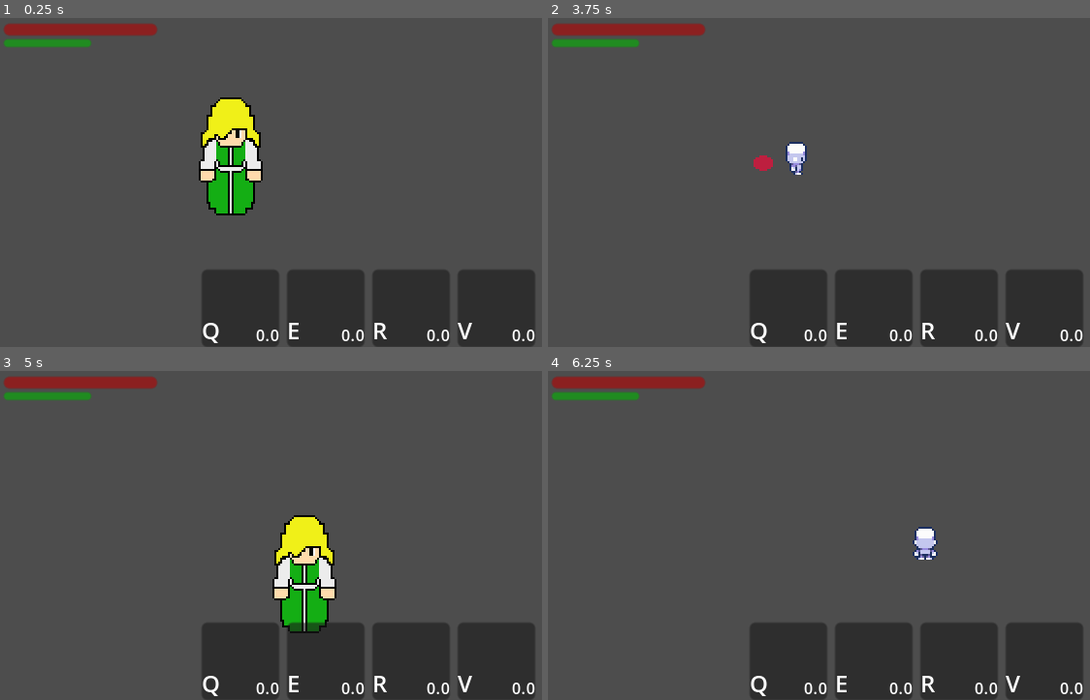
Above: before the commit, frames 1-4 (two rows, left to right).
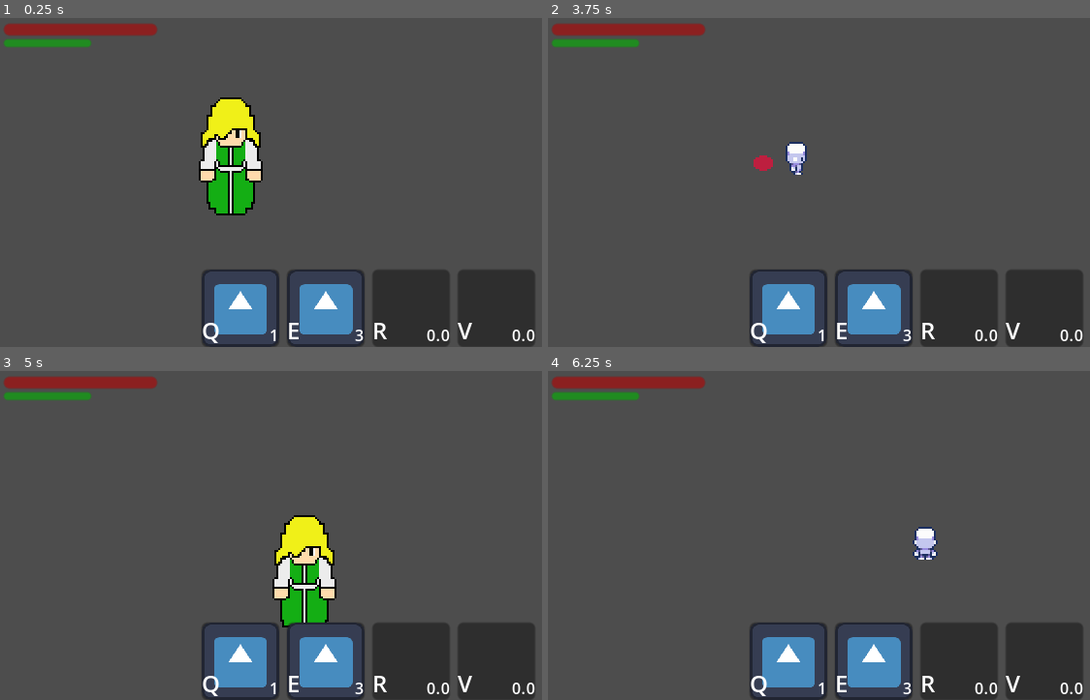
Above: after the commit, the same moments.

Repository: Z3BINI/fnac-project
Game: Godot game, scene res://scenes/levels/test_world.tscn
The game is run twice, just before and just after one commit, with the same random seed, the same clock (stepped at 60 frames per second) and the same inputs. The project has no main scene, so this scene is started directly. The engine's default icon, where the game draws it, is replaced by a stand-in: a white triangle on a blue panel in a dark square.
Inputs (mouse positions are in pixels of both pictures, inside the frame that each line leads up to):
- Up to frame 1 (0.25 s): no input
- Up to frame 2 (3.75 s): click "Q" at 0.5 s; click "E" at 1.25 s; click "R" at 2 s; click "V" at 2.75 s; tap Enter at 3.5 s; move the mouse to (1079, 166) at 3.52 s; hold D (move_right) from 3.53 s (still down); tap Q (ability_1) at 3.6 s
- Up to frame 3 (5 s): move the mouse to (222, 551) at 4.27 s; release D (move_right) at 4.28 s; hold S (move_down) from 4.28 s (still down); tap E (ability_2) at 4.35 s
- Up to frame 4 (6.25 s): move the mouse to (992, 463) at 5.02 s; release S (move_down) at 5.03 s; hold D (move_right) 5.03-5.78 s; tap R (ability_3) at 5.1 s; move the mouse to (878, 601) at 5.77 s; hold W (move_up) from 5.78 s (still down); tap F (ability_4) at 5.85 s

The runs differ from the first frame. In frame 1, 5.7% of the frame differs, in the area x 37-68%, y 77-100%; in frame 2, 5.7%; in frame 3, 5.7%, in the area x 37-68%, y 76-100%; in frame 4, 5.7%.
Error before the commit: Invalid access to property or key 'COOLDOWN' on a base object of type 'Node2D (basic_fire_ball.gd)'. (res://scripts/UI/spell_button.gd:17)

Commit message:
Spell class updated properties

Diff:
--- a/scripts/spells/spell.gd
+++ b/scripts/spells/spell.gd
@@ -5,10 +5,14 @@
 
 @export var CAST_TIME : float
 @export var MANA_COST : float
+@export var COOLDOWN : float
+@export var TEXTURE : Texture2D
 @export var TRAVEL_SPEED : float
 
+var player : CharacterBody2D
+
+var ready_to_throw : bool = false
 var set_throw : bool = false
-var ready_to_throw : bool = false
 
 func channel():
 	pass
